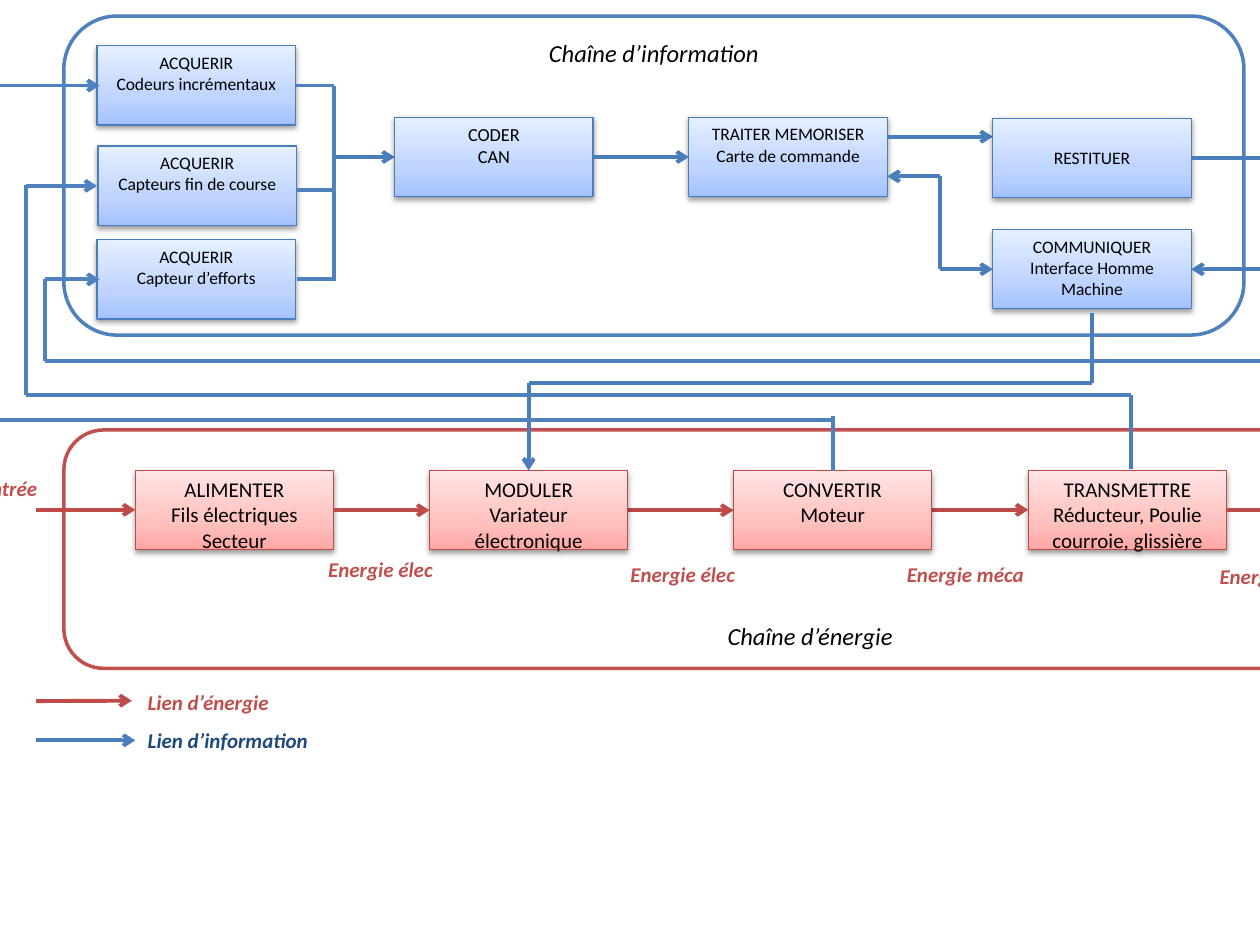
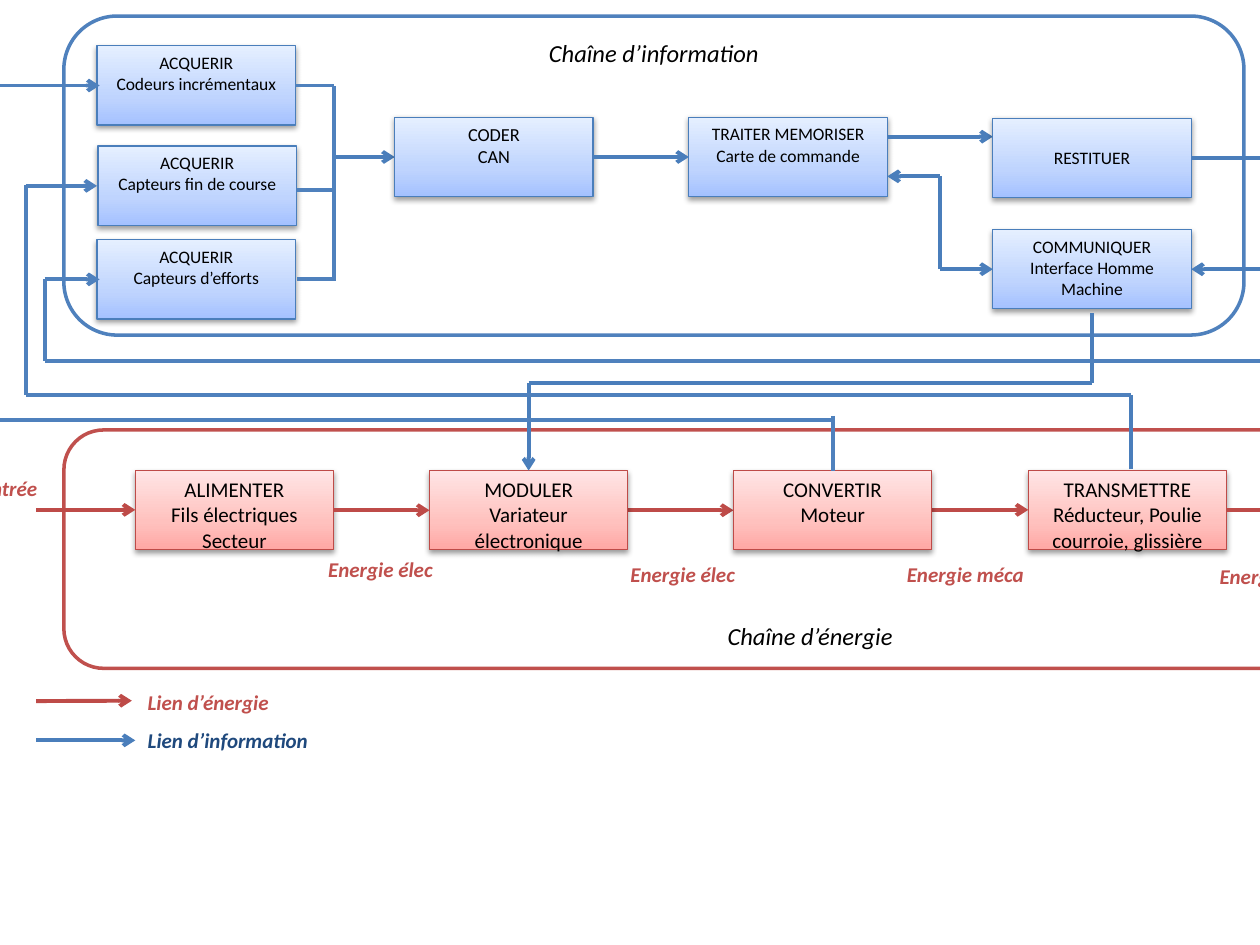
Before and after one commit to xpessoles/CI_01_EtudeSystemes, a slide deck: slide 3 of TD_IngenierieSystemes/CI_01_IS_TD_01_SysReeduc/images/Old/ChaineFonctionnelle.pptx. Drawn at 1260x945 pixels with LibreOffice and Linux fonts; fonts in the diff are those of the drawing. Boxes give left, top, right and bottom in pixels: in the first picture for what was removed or moved away, otherwise in the second. Text is boxed around its words. In the diff, an @@ line names an element or a change of style, - is before the commit and + after.

Commit message:
Finalisation corrigé

```diff
--- a/TD_IngenierieSystemes/CI_01_IS_TD_01_SysReeduc/images/Old/ChaineFonctionnelle.pptx
+++ b/TD_IngenierieSystemes/CI_01_IS_TD_01_SysReeduc/images/Old/ChaineFonctionnelle.pptx
@@ text in rectangle at (x1=134, y1=271, x2=259, y2=287): text changed @@
-Capteur d’efforts
+Capteurs d’efforts
```
